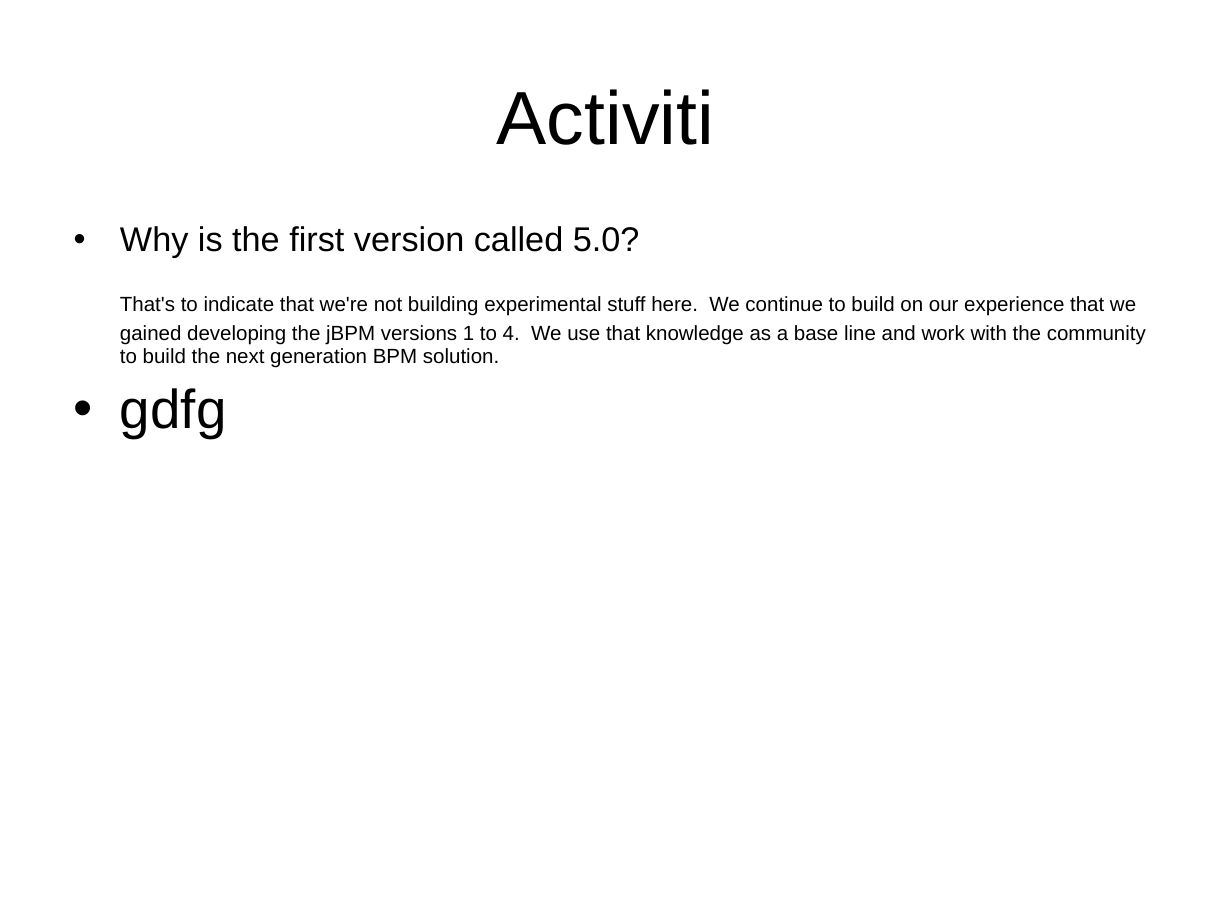
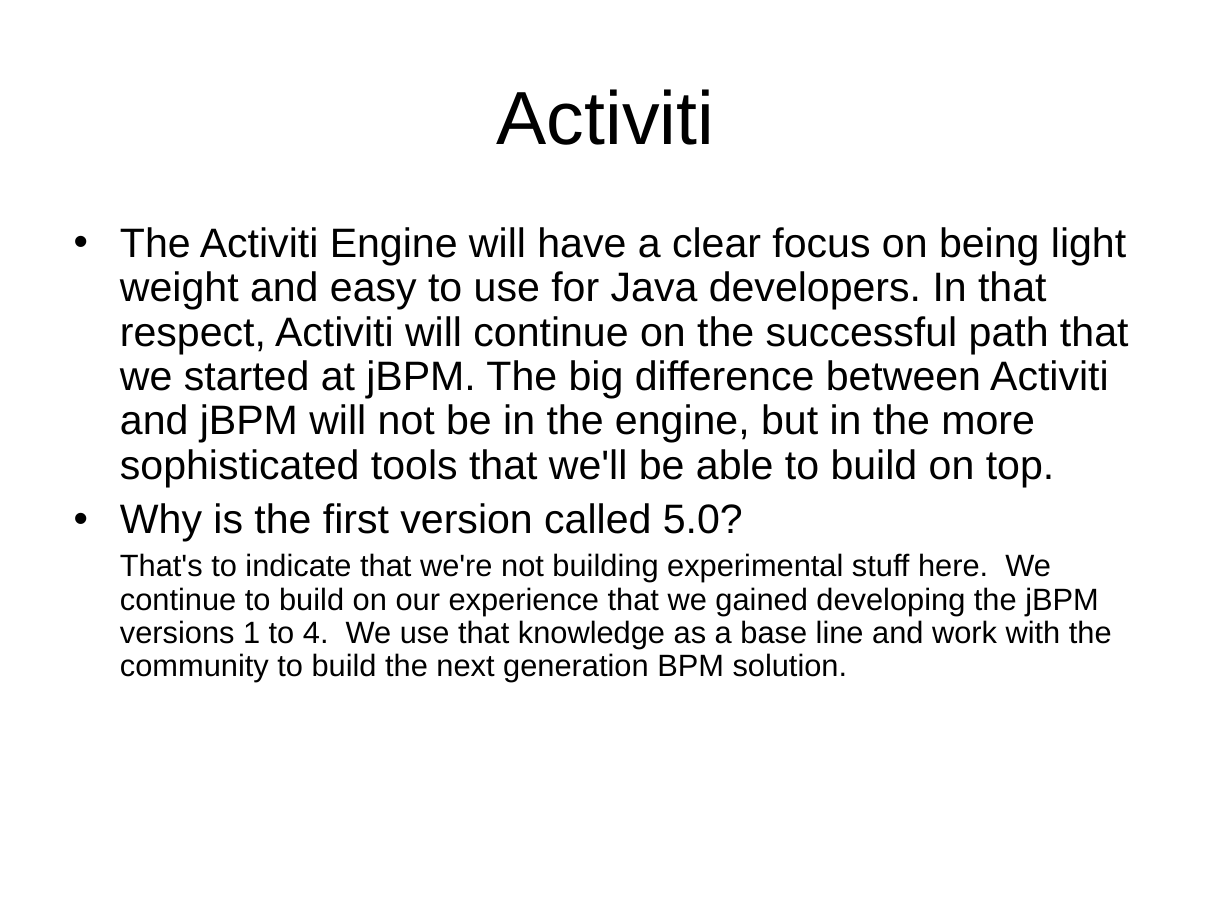
Before and after one commit to sunitawakchaure/activitidemo, a slide deck: slide 4 of BusMonitorActiviti/docs/BPM.ppt. Drawn at 1232x924 pixels with LibreOffice and Linux fonts; fonts in the diff are those of the drawing; background and template pictures are left out. Boxes give left, top, right and bottom in pixels: in the first picture for what was removed or moved away, otherwise in the second. Text is boxed around its words. In the diff, an @@ line names an element or a change of style, - is before the commit and + after.

```diff
--- a/BusMonitorActiviti/docs/BPM.ppt
+++ b/BusMonitorActiviti/docs/BPM.ppt
@@ text at <box>120,227,1128,487</box>: paragraph added @@
+• The Activiti Engine will have a clear focus on being light weight and easy to use for Java developers. In that respect, Activiti will continue on the successful path that we started at jBPM. The big difference between Activiti and jBPM will not be in the engine, but in the more sophisticated tools that we'll be able to build on top.
@@ text at <box>120,388,227,438</box>: paragraph removed @@
-• gdfg
@@ text at <box>120,503,1112,682</box>: size 20 to 24 pt in "Why is the first version called 5.0?"; size 12 to 18 pt in "That's to indicate that we're not building ..."; more space between paragraphs @@
```
Also in this commit, not shown: 2 other slides changed, 9 slides added, 5 slides removed, 5 other files.
